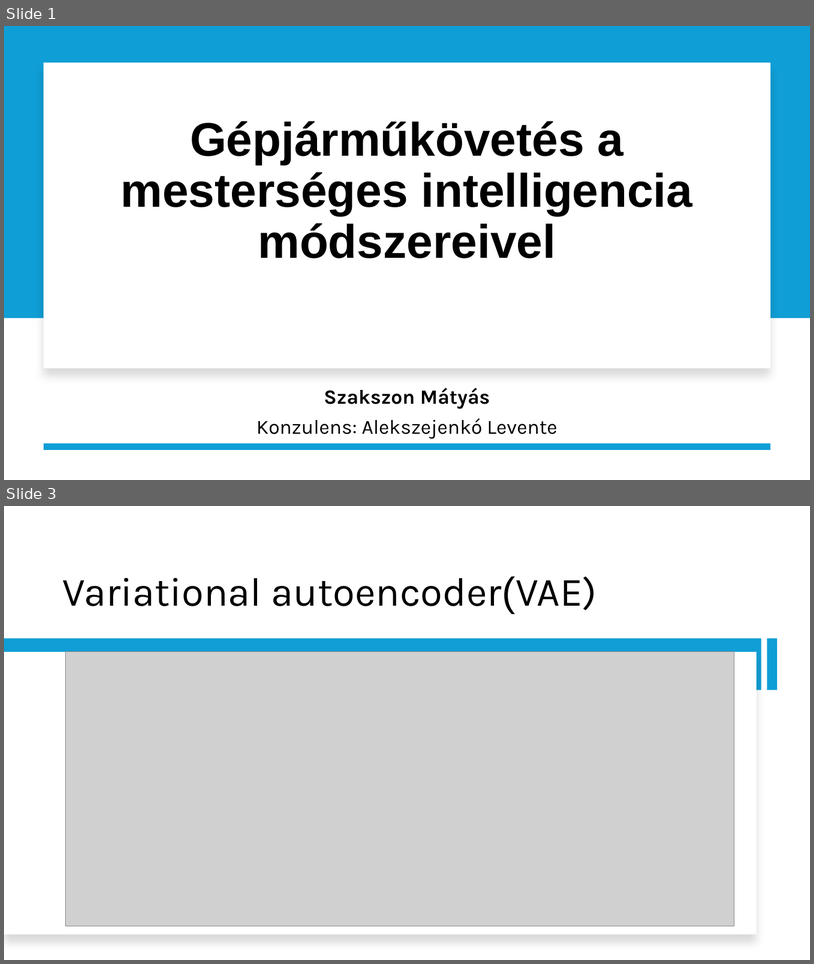
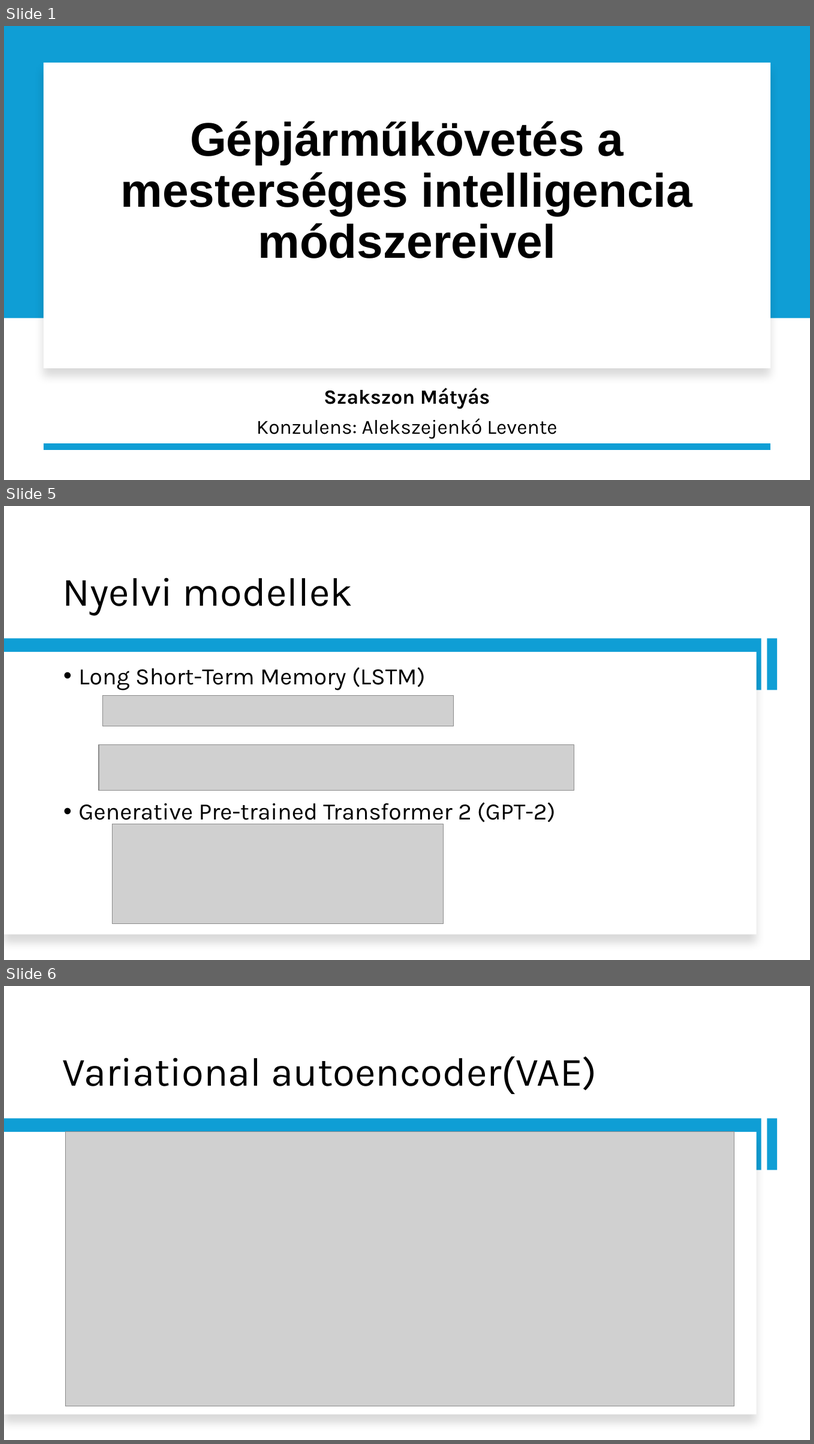
Before and after one commit to Matyiko/Dipterv, a slide deck: Gépjárműkövetés a mesterséges intelligencia módszereivel.pptx. Shown one above the other, each under a label of ours: slides 1 and 3 before the commit, slides 1, 5 and 6 after it; the slides between them are not shown. The pictures are 814x964 and 814x1444 pixels, drawn with LibreOffice and Linux fonts; fonts in the diff are those of the drawing; grey boxes stand for pictures. Boxes give left, top, right and bottom in pixels: in the first picture for what was removed or moved away, otherwise in the second. Text is boxed around its words. In the diff, an @@ line names an element or a change of style, - is before the commit and + after.

```diff
--- a/Gépjárműkövetés a mesterséges intelligencia módszereivel.pptx
+++ b/Gépjárműkövetés a mesterséges intelligencia módszereivel.pptx
@@ slide 5 added at (4, 506, 810, 960), background #FFFFFF @@
@@ title added at (63, 577, 353, 616), 48 pt, text #000000 @@
+Nyelvi modellek
@@ rectangle added at (4, 639, 762, 690), fill #0F9ED5 @@
@@ rectangle added at (767, 639, 778, 690), fill #0F9ED5 @@
@@ rectangle added at (4, 652, 757, 934), fill #FFFFFF @@
@@ text added at (78, 667, 556, 825), 28 pt, text #000000 @@
+• Long Short-Term Memory (LSTM)
+• Generative Pre-trained Transformer 2 (GPT-2)
@@ picture added at (102, 696, 453, 726) @@
@@ picture added at (99, 744, 575, 790) @@
@@ picture added at (112, 824, 444, 924) @@
@@ what was slide 3 is now slide 6 @@
```
Also in this commit, not shown: 4 slides changed, 12 other slides added, 3 slides removed, 10 other files.
